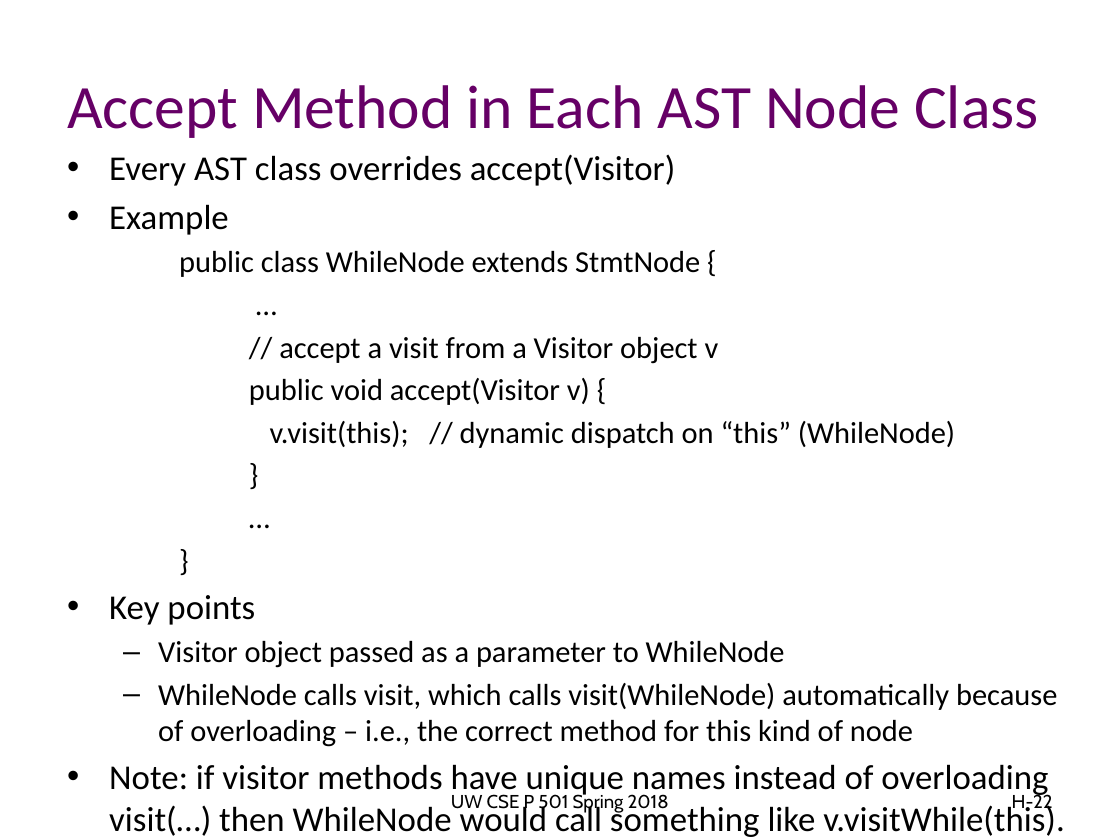
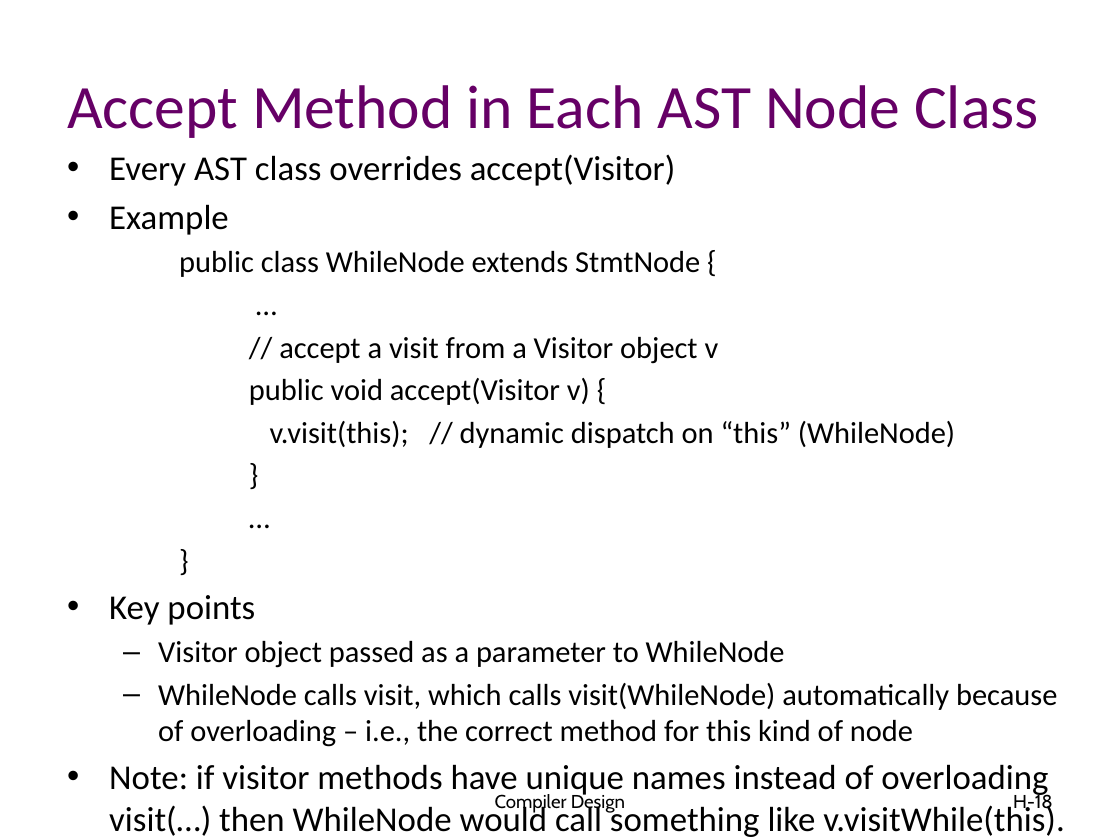
Before and after one commit to atu-se/atu.innomadic.com, a slide deck: slide 18 of courses/compilers/lectures/H-ASTs.pptx (slide 22 before the commit). Drawn at 1120x840 pixels with LibreOffice and Linux fonts; fonts in the diff are those of the drawing. Boxes give left, top, right and bottom in pixels: in the first picture for what was removed or moved away, otherwise in the second. Text is boxed around its words. In the diff, an @@ line names an element or a change of style, - is before the commit and + after.

```diff
--- a/courses/compilers/lectures/H-ASTs.pptx
+++ b/courses/compilers/lectures/H-ASTs.pptx
@@ text at <box>495,792,625,813</box>: text changed @@
-UW CSE P 501 Spring 2018
+Compiler Design
@@ page number at <box>1013,792,1053,813</box>: text changed @@
-H-22
+H-18
```
Also in this commit, not shown: 25 other slides changed, 4 slides removed, 1 other file.
